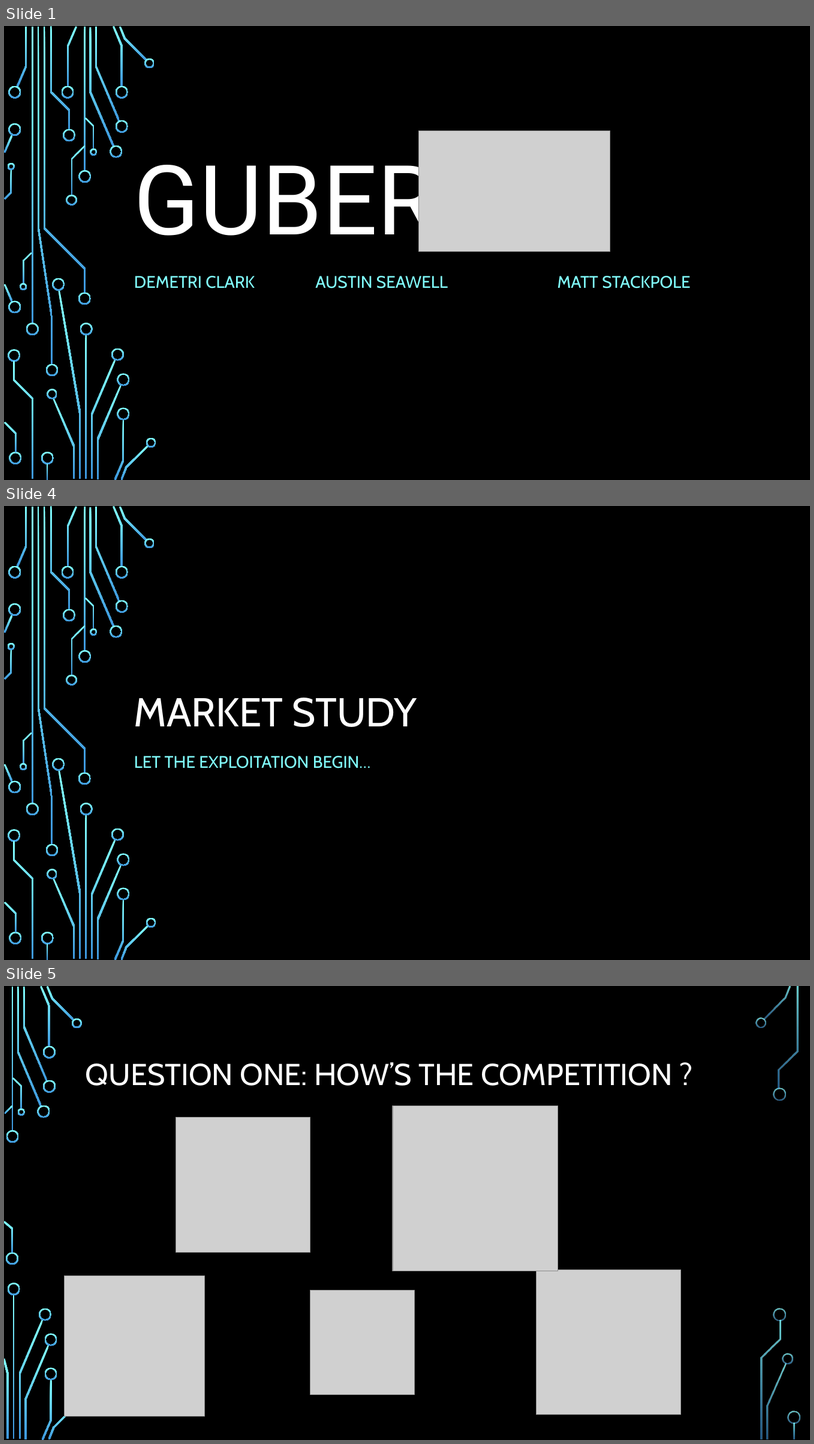
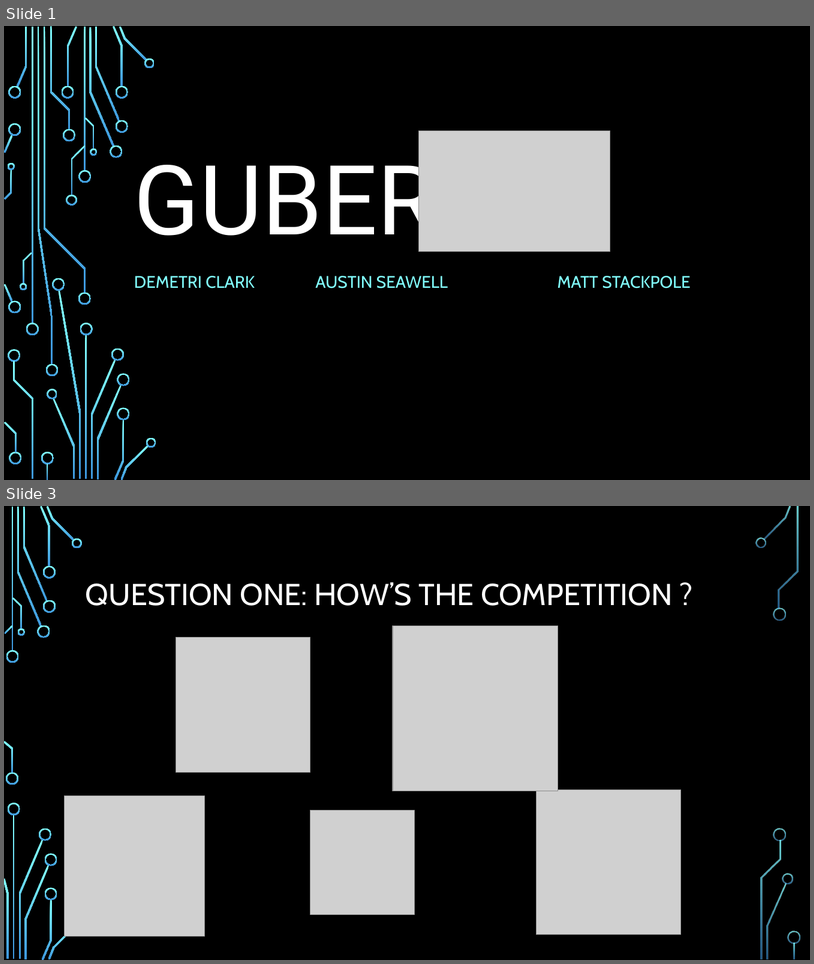
Before and after one commit to soft-eng-practicum/Guber, a slide deck: Planning/1stPitch.pptx. Shown one above the other, each under a label of ours: slides 1, 4 and 5 before the commit, slides 1 and 3 after it; the slides between them are not shown. The pictures are 814x1444 and 814x964 pixels, drawn with LibreOffice and Linux fonts; fonts in the diff are those of the drawing; grey boxes stand for pictures; background and template pictures are left out. Boxes give left, top, right and bottom in pixels: in the first picture for what was removed or moved away, otherwise in the second. Text is boxed around its words. In the diff, an @@ line names an element or a change of style, - is before the commit and + after.

```diff
--- a/Planning/1stPitch.pptx
+++ b/Planning/1stPitch.pptx
@@ slide 4 removed at (4, 506, 810, 960), background picture (left out); not listed: 54 template elements that a slide beside it also shows @@
@@ title removed at (134, 697, 417, 727) @@
-MARKET STUDY
@@ subtitle removed at (134, 756, 371, 768) @@
-LET THE EXPLOITATION BEGIN…
@@ what was slide 5 is now slide 3 @@
```
Also in this commit, not shown: 2 slides changed, 2 slides added, 1 other slide removed.
